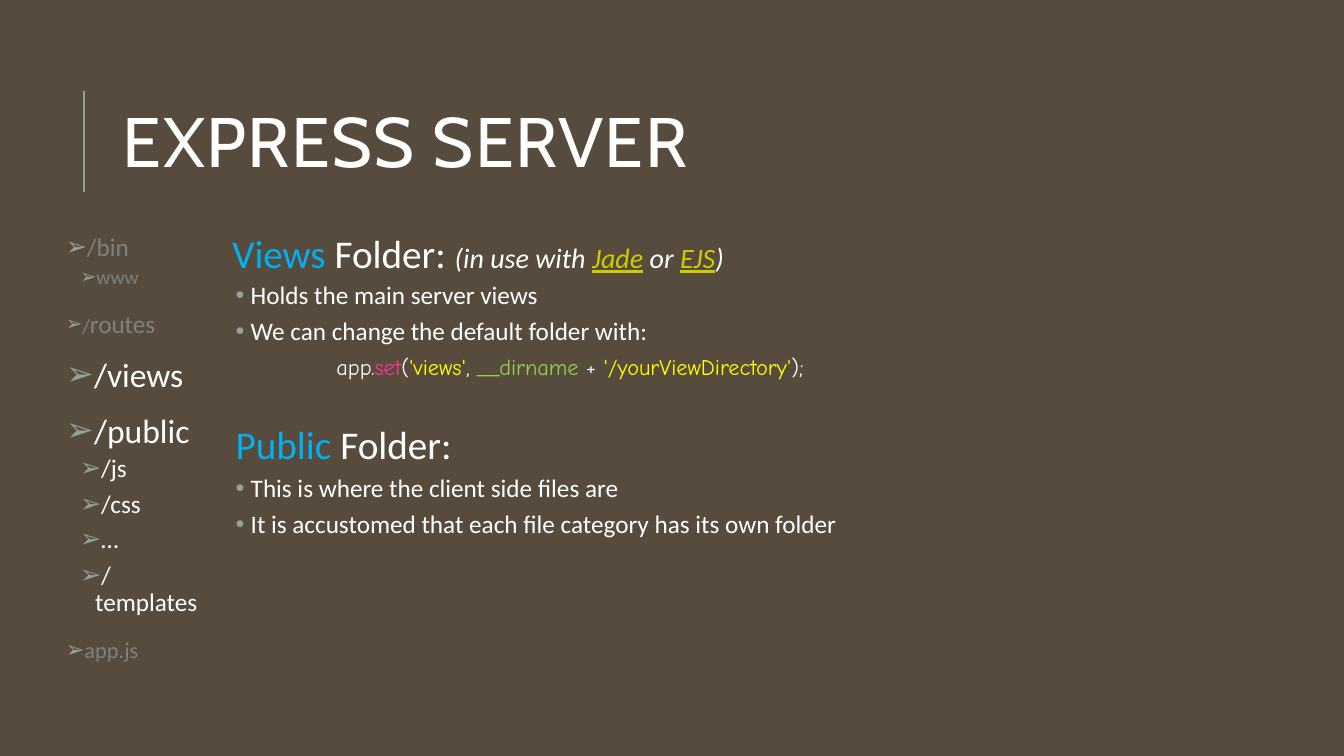
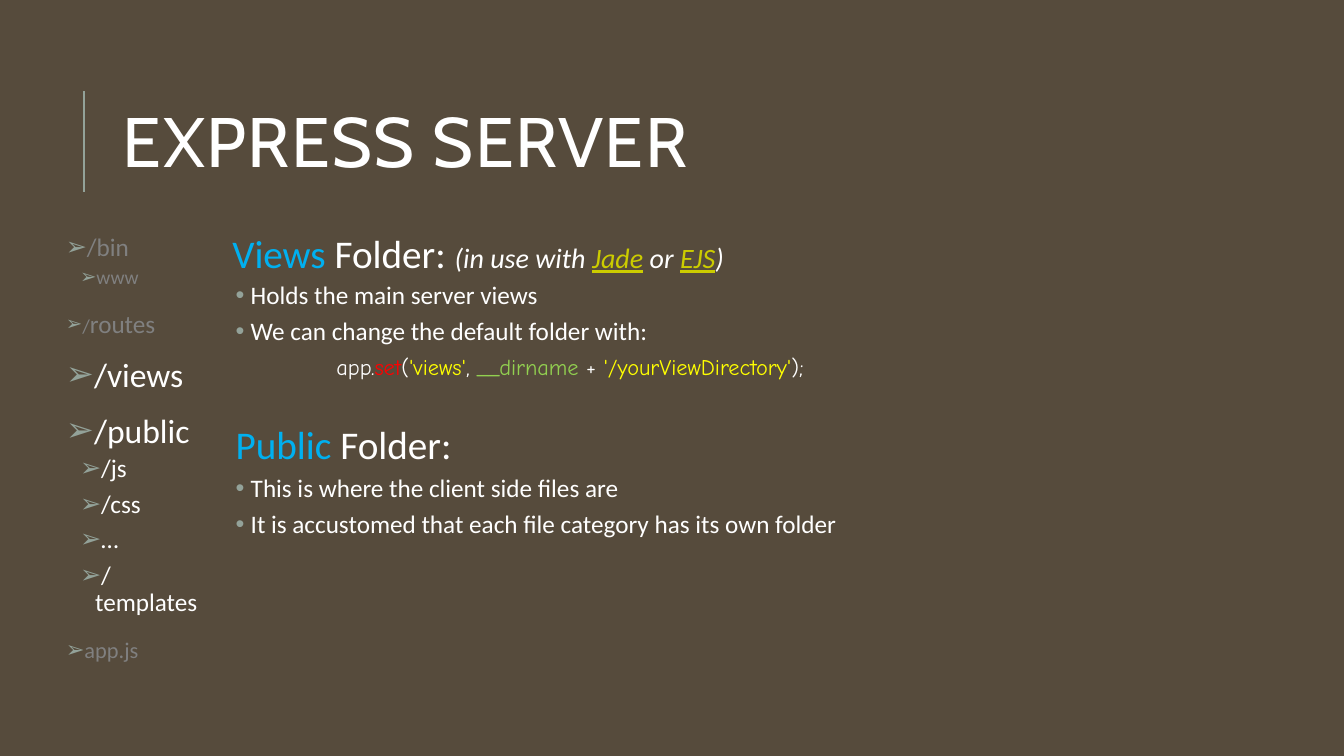
Before and after one commit to jce-il/se-class, a slide deck: slide 7 of tirgul/Node and azure.pptx. Drawn at 1344x756 pixels with LibreOffice and Linux fonts; fonts in the diff are those of the drawing. Boxes give left, top, right and bottom in pixels: in the first picture for what was removed or moved away, otherwise in the second. Text is boxed around its words. In the diff, an @@ line names an element or a change of style, - is before the commit and + after.

```diff
--- a/tirgul/Node and azure.pptx
+++ b/tirgul/Node and azure.pptx
@@ text at bbox=[336, 357, 804, 380]: text colour #FF3399 to #FF0000 in "app.set('views'," @@
```
Also in this commit, not shown: 1 other slide changed, 1 other file.
